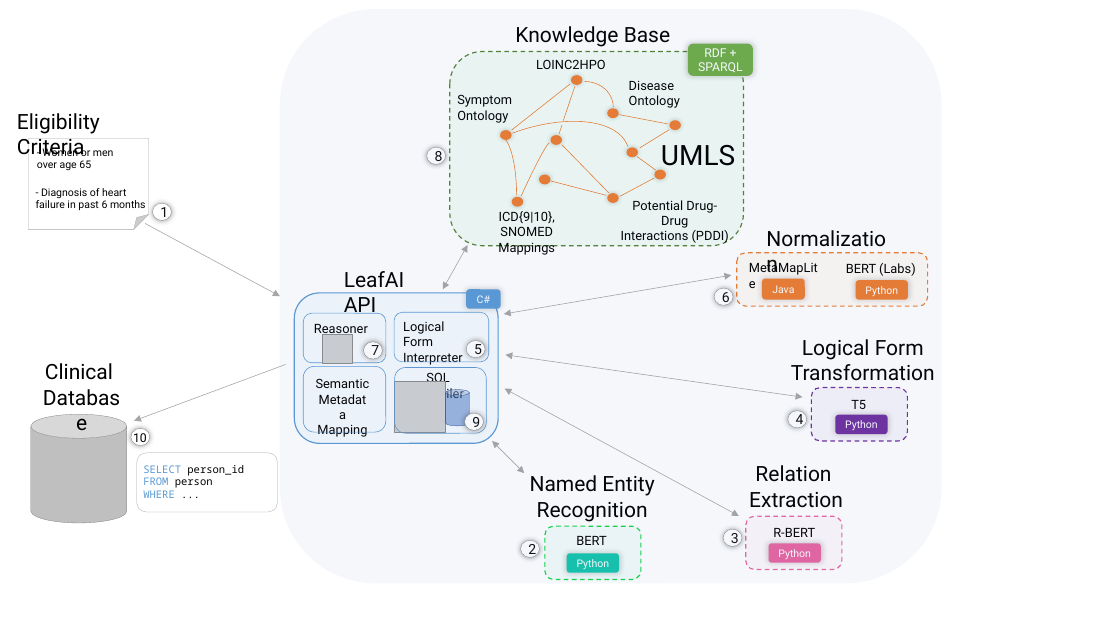
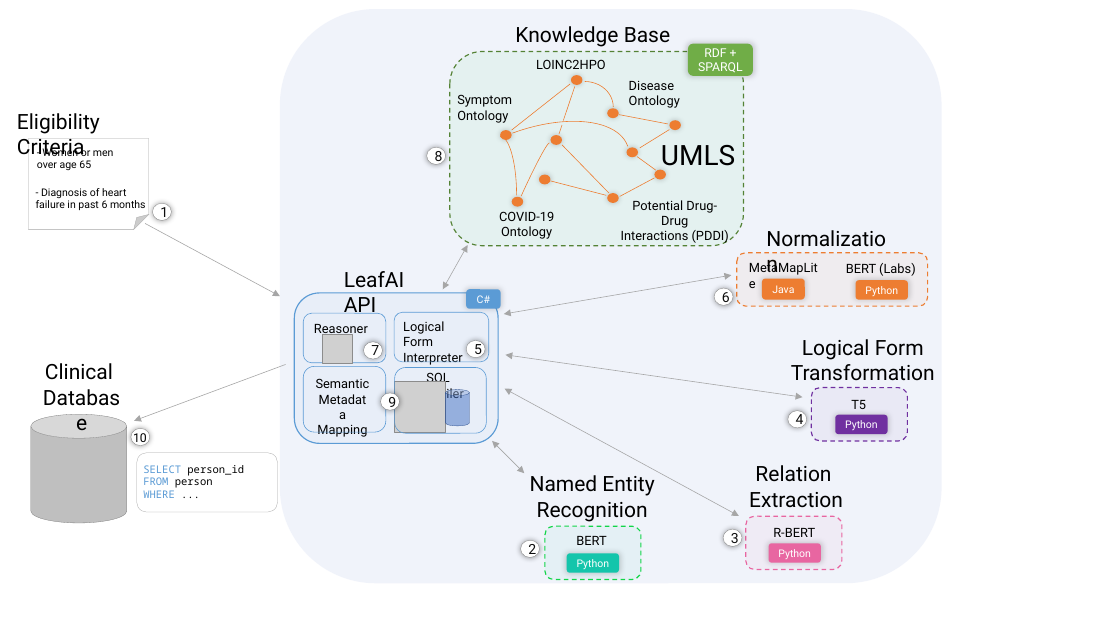
Before and after one commit to ndobb/dissertation, a slide deck: slide 1 of 2_query_gen/paper2_figures.pptx. Drawn at 1120x630 pixels with LibreOffice and Linux fonts; fonts in the diff are those of the drawing; grey boxes stand for pictures. Boxes give left, top, right and bottom in pixels: in the first picture for what was removed or moved away, otherwise in the second. Text is boxed around its words. In the diff, an @@ line names an element or a change of style, - is before the commit and + after.

```diff
--- a/2_query_gen/paper2_figures.pptx
+++ b/2_query_gen/paper2_figures.pptx
@@ rounded rectangle at box(280, 9, 942, 584): fill #4472C4 at 5% opacity to #E3E8F7 at 50% opacity @@
@@ text at box(499, 211, 554, 239): text changed @@
-ICD{9|10}, SNOMED
-Mappings
+COVID-19 Ontology
@@ ellipse "9": place and size @@
-ellipse "9" at box(465, 413, 484, 431)
+ellipse "9" at box(381, 393, 400, 411)
```
Also in this commit, not shown: 1 other slide changed, 1 slide added, 18 other files.
